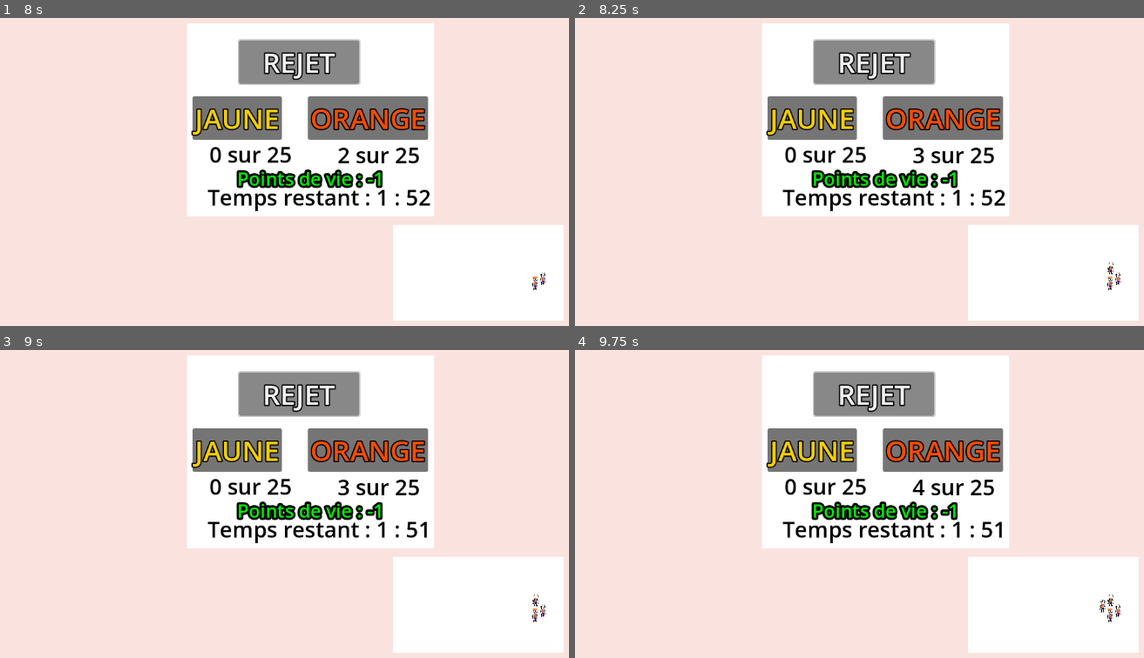
Above: before the commit, frames 1-4 (two rows, left to right).
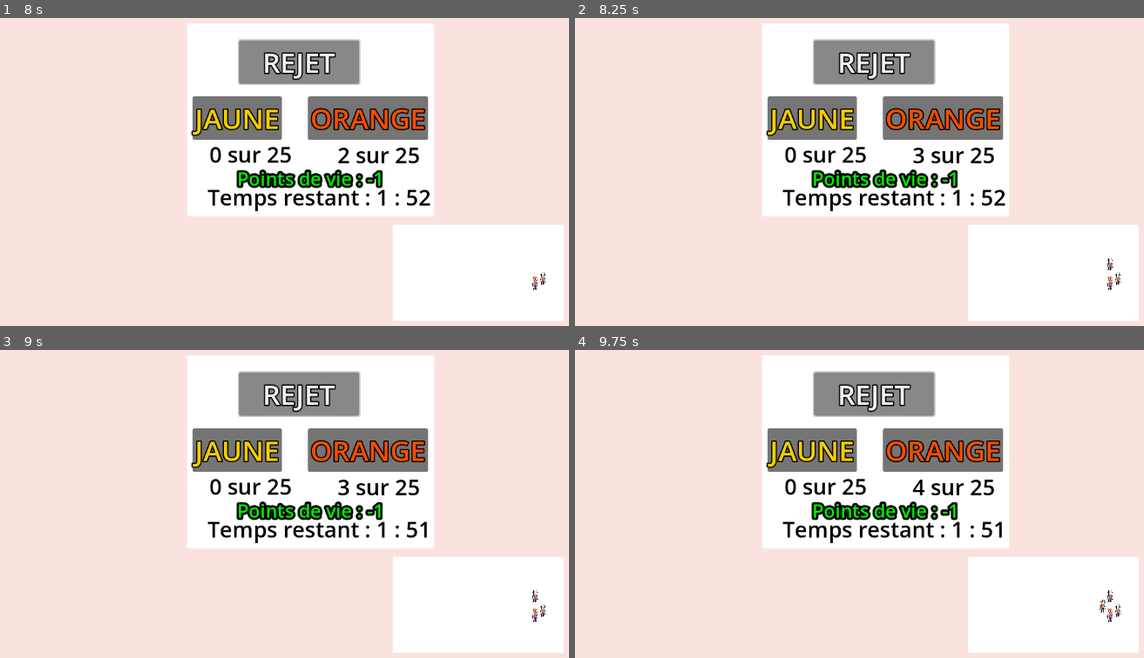
Above: after the commit, the same moments.

Repository: joelmortel/starterpackgenerator
Game: Godot game, scene res://jeu.tscn
Two runs of this game, one before a commit and one after it. Both use one fixed random seed, a clock stepped at 60 frames per second and the inputs below. This scene is started directly instead of the project's main scene.
Inputs:
- Up to frame 1 (8 s): click "JAUNE" at 0.5 s; click "ORANGE" at 1.25 s; click "REJET" at 2 s; tap Enter at 2.75, 4.25, 5.75 s; hold Right (ui_right) 2.78-3.53 s; tap Space at 3.5, 5, 6.5 s; hold Left (ui_left) 3.53-4.28 s; hold Right (ui_right) 4.28-5.03 s; hold Up (ui_up) 5.03-5.78 s; hold Left (ui_left) from 5.78 s (still down)
- Up to frame 2 (8.25 s): release Left (ui_left) at 8.03 s; hold Right (ui_right) from 8.03 s (still down)
- Up to frame 3 (9 s): release Right (ui_right) at 8.78 s; hold Up (ui_up) from 8.78 s (still down)
- Up to frame 4 (9.75 s): release Up (ui_up) at 9.53 s; hold Right (ui_right) from 9.53 s (still down)

Frame 1 is identical in both runs. In frame 2, less than 0.1% of the frame differs, in the area x 93-95%, y 77-84%; in frame 3, less than 0.1%; in frame 4, less than 0.1%.

Commit message:
retouches plateau
comme le dit si bien le titre

Diff:
--- a/plateau.tscn
+++ b/plateau.tscn
@@ -111,7 +111,7 @@
 scale = Vector2(0.25, 0.25)
 
 [node name="banane_16" type="Marker2D" parent="banane"]
-position = Vector2(372, 313)
+position = Vector2(685, 77)
 
 [node name="bonhomme_basic" parent="banane/banane_16" instance=ExtResource("1_d8fo4")]
 scale = Vector2(0.25, 0.25)
@@ -164,12 +164,6 @@
 [node name="bonhomme_basic" parent="banane/banane_24" instance=ExtResource("1_d8fo4")]
 scale = Vector2(0.25, 0.25)
 
-[node name="banane_25" type="Marker2D" parent="banane"]
-position = Vector2(669, 85)
-
-[node name="bonhomme_basic" parent="banane/banane_25" instance=ExtResource("1_d8fo4")]
-scale = Vector2(0.25, 0.25)
-
 [node name="orange" type="Node2D" parent="."]
 position = Vector2(392, 243)
 
@@ -186,7 +180,7 @@
 scale = Vector2(0.25, 0.25)
 
 [node name="orange_02" type="Marker2D" parent="orange"]
-position = Vector2(571, 59)
+position = Vector2(566, 31)
 
 [node name="bonhomme_basic" parent="orange/orange_02" instance=ExtResource("1_d8fo4")]
 scale = Vector2(0.25, 0.25)
@@ -216,15 +210,16 @@
 scale = Vector2(0.25, 0.25)
 
 [node name="orange_07" type="Marker2D" parent="orange"]
-position = Vector2(679, 170)
+position = Vector2(674, 134)
 
 [node name="bonhomme_basic" parent="orange/orange_07" instance=ExtResource("1_d8fo4")]
 scale = Vector2(0.25, 0.25)
 
 [node name="orange_08" type="Marker2D" parent="orange"]
-position = Vector2(675, 59)
+position = Vector2(580, -66)
 
 [node name="bonhomme_basic" parent="orange/orange_08" instance=ExtResource("1_d8fo4")]
+position = Vector2(-50, 29)
 scale = Vector2(0.25, 0.25)
 
 [node name="orange_09" type="Marker2D" parent="orange"]
@@ -234,9 +229,10 @@
 scale = Vector2(0.25, 0.25)
 
 [node name="orange_10" type="Marker2D" parent="orange"]
-position = Vector2(520, -9)
+position = Vector2(505, -78)
 
 [node name="bonhomme_basic" parent="orange/orange_10" instance=ExtResource("1_d8fo4")]
+position = Vector2(-24, 0)
 scale = Vector2(0.25, 0.25)
 
 [node name="orange_11" type="Marker2D" parent="orange"]
@@ -288,7 +284,7 @@
 scale = Vector2(0.25, 0.25)
 
 [node name="orange_19" type="Marker2D" parent="orange"]
-position = Vector2(348, 137)
+position = Vector2(340, 145)
 
 [node name="bonhomme_basic" parent="orange/orange_19" instance=ExtResource("1_d8fo4")]
 scale = Vector2(0.25, 0.25)
@@ -300,9 +296,10 @@
 scale = Vector2(0.25, 0.25)
 
 [node name="orange_21" type="Marker2D" parent="orange"]
-position = Vector2(347, 30)
+position = Vector2(318, -18)
 
 [node name="bonhomme_basic" parent="orange/orange_21" instance=ExtResource("1_d8fo4")]
+position = Vector2(31, 64)
 scale = Vector2(0.25, 0.25)
 
 [node name="orange_22" type="Marker2D" parent="orange"]
@@ -312,19 +309,13 @@
 scale = Vector2(0.25, 0.25)
 
 [node name="orange_23" type="Marker2D" parent="orange"]
-position = Vector2(468, -79)
+position = Vector2(292, 227)
 
 [node name="bonhomme_basic" parent="orange/orange_23" instance=ExtResource("1_d8fo4")]
 scale = Vector2(0.25, 0.25)
 
 [node name="orange_24" type="Marker2D" parent="orange"]
-position = Vector2(574, -53)
+position = Vector2(280, 133)
 
 [node name="bonhomme_basic" parent="orange/orange_24" instance=ExtResource("1_d8fo4")]
 scale = Vector2(0.25, 0.25)
-
-[node name="orange_25" type="Marker2D" parent="orange"]
-position = Vector2(295, 135)
-
-[node name="bonhomme_basic" parent="orange/orange_25" instance=ExtResource("1_d8fo4")]
-scale = Vector2(0.25, 0.25)
